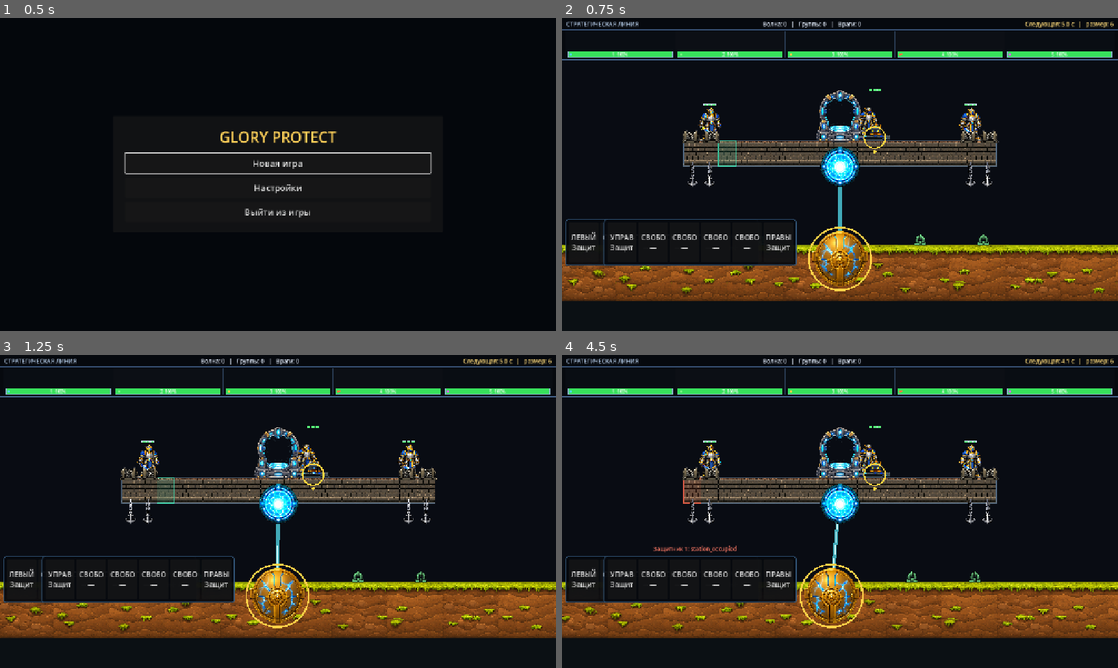
Above: before the commit, frames 1-4 (two rows, left to right).
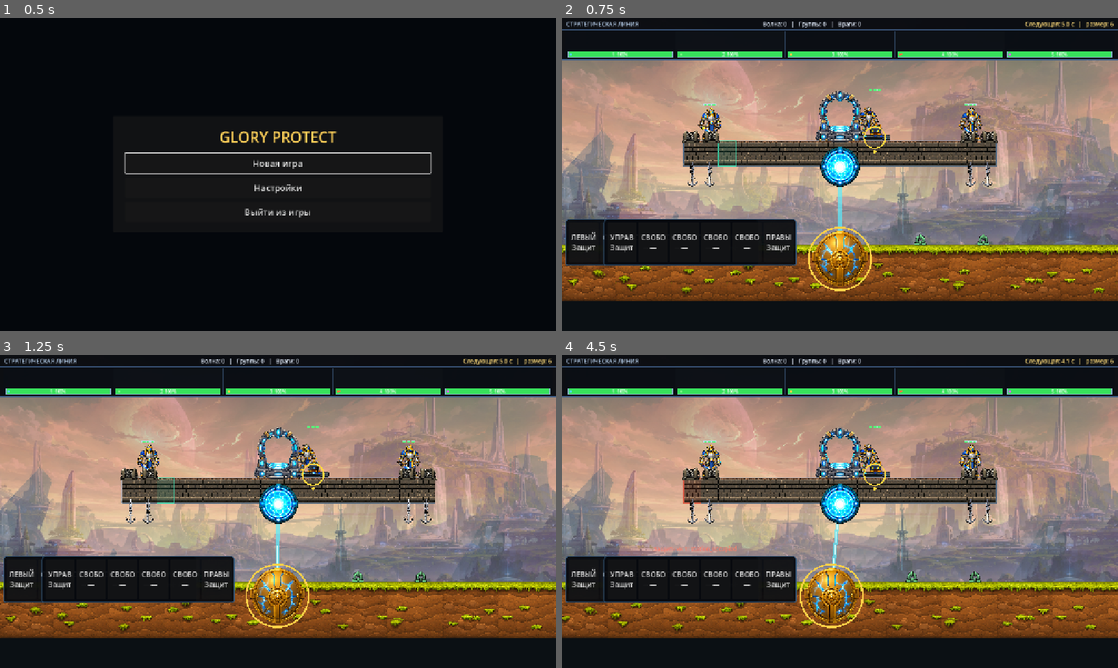
Above: after the commit, the same moments.

Repository: bageus/GloryProtect
Game: Godot game, scene res://scenes/app/app_shell.tscn
Same seed, same stepped clock (60 frames per second), same inputs: the game is played once before the commit and once after it.
Inputs (mouse positions are in pixels of both pictures, inside the frame that each line leads up to):
- Up to frame 1 (0.5 s): no input
- Up to frame 2 (0.75 s): click "Новая игра" at 0.5 s
- Up to frame 3 (1.25 s): no input
- Up to frame 4 (4.5 s): tap Enter (ui_accept) at 1.25, 1.52, 1.82 s; move the mouse to (962, 495) at 1.27 s; hold X (gp_assign_right_anchor) 1.28-2 s; hold 1 (gp_anchor_1) 1.28-2 s; click (962, 495) at 1.42 s; drag from (728, 527) to (812, 574) at 2.02 s; move the mouse to (895, 442) at 2.77 s; hold X (gp_assign_right_anchor) 2.78-3.5 s; hold 3 (gp_anchor_3) 2.78-3.5 s; drag from (812, 574) to (673, 464) at 3.52 s; move the mouse to (1006, 558) at 4.27 s; hold Z (gp_assign_left_anchor) from 4.28 s (still down); hold R (gp_anchor_remove_all) from 4.28 s (still down)

Frame 1 is identical in both runs. In frame 2, 48% of the frame differs, in the area x 0-100%, y 13-73%; in frame 3, 48%; in frame 4, 48%.

Commit message:
Integrate parallax background into active game scene

Diff:
--- a/scenes/game/game_root_with_flyers.tscn
+++ b/scenes/game/game_root_with_flyers.tscn
@@ -31,8 +31,11 @@
 [ext_resource type="Script" path="res://scripts/ui/prototype_hud_polished.gd" id="29_hud"]
 [ext_resource type="Script" path="res://scripts/audio/game_audio_controller.gd" id="30_audio"]
 [ext_resource type="Script" path="res://scripts/presentation/world_shake_controller.gd" id="31_shake"]
+[ext_resource type="PackedScene" path="res://scenes/presentation/parallax_scene_background.tscn" id="32_background"]
 
 [node name="GameRoot" instance=ExtResource("1_base")]
+
+[node name="ParallaxSceneBackground" parent="." instance=ExtResource("32_background")]
 
 [node name="UpgradeSystem" parent="."]
 script = ExtResource("7_upgrade_coordinator")
Not shown: 1 places in scenes/game/game_root_with_flyers.tscn that only renumber resources
